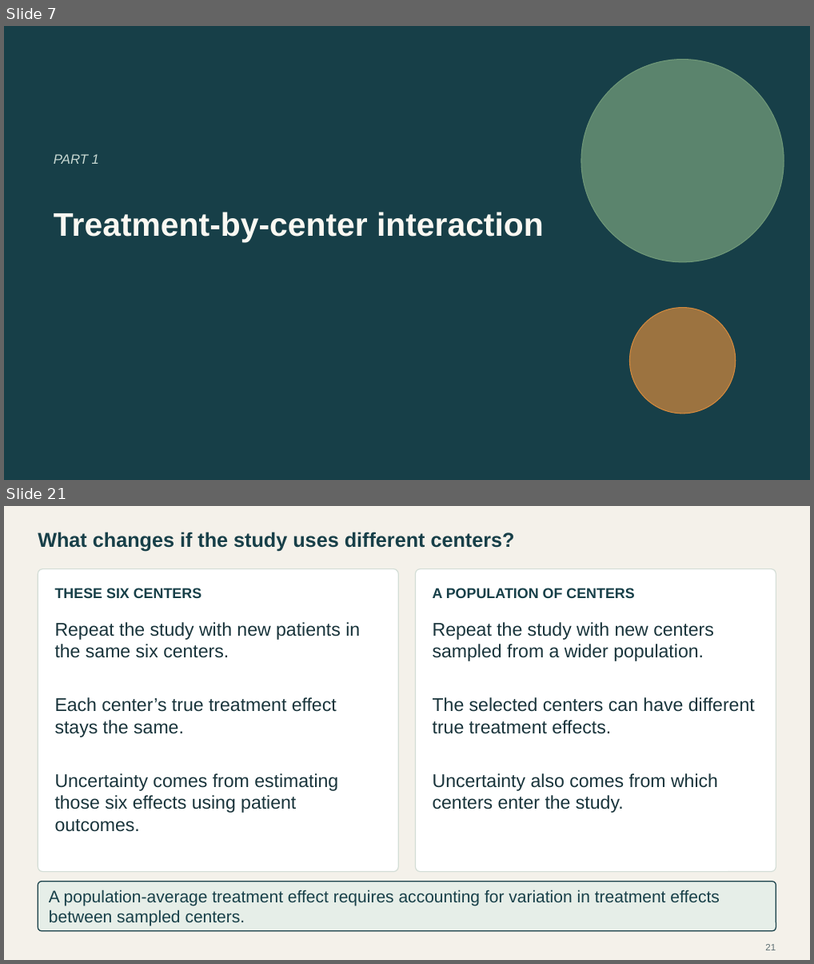
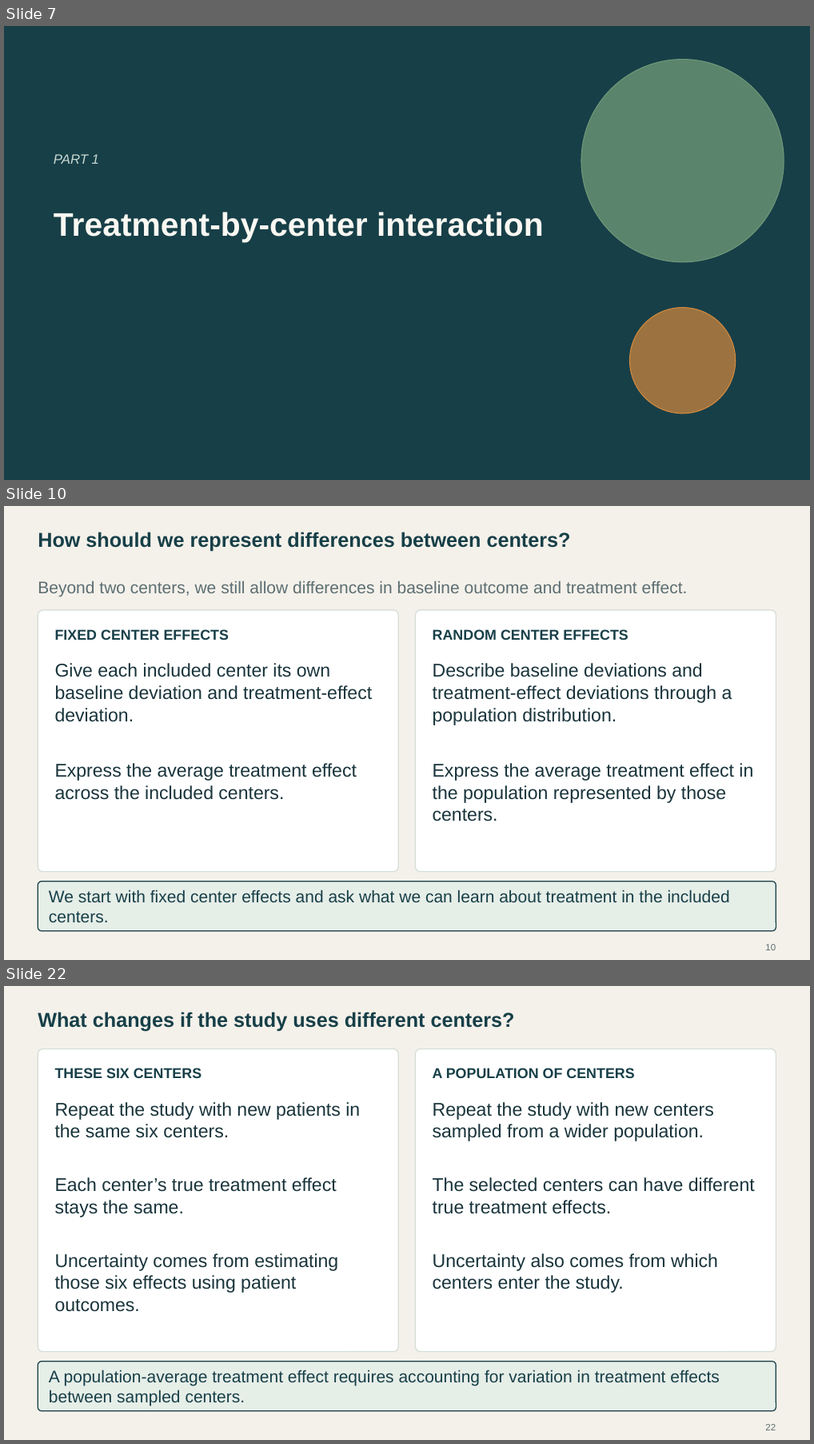
Before and after one commit to Postmus/BeyondMLR, a slide deck: lectures_2627/week2/Beyond_MLR_Week_2.pptx. Shown one above the other, each under a label of ours: slides 7 and 21 before the commit, slides 7, 10 and 22 after it; the slides between them are not shown. The pictures are 814x964 and 814x1444 pixels, drawn with LibreOffice and Linux fonts; fonts in the diff are those of the drawing. Boxes give left, top, right and bottom in pixels: in the first picture for what was removed or moved away, otherwise in the second. Text is boxed around its words. In the diff, an @@ line names an element or a change of style, - is before the commit and + after.

```diff
--- a/lectures_2627/week2/Beyond_MLR_Week_2.pptx
+++ b/lectures_2627/week2/Beyond_MLR_Week_2.pptx
@@ slide 10 added at bbox=[4, 506, 810, 960], background #F4F1EA @@
@@ text added at bbox=[38, 532, 571, 552], 24 pt, text #173F48, bold @@
+How should we represent differences between centers?
@@ text added at bbox=[38, 581, 688, 597], 20 pt, text #5C6E72 @@
+Beyond two centers, we still allow differences in baseline outcome and treatment effect.
@@ rounded rectangle added at bbox=[38, 610, 398, 872], fill #FFFFFF, outline #D3DDD6 1.1 pt @@
@@ rounded rectangle added at bbox=[415, 610, 776, 872], fill #FFFFFF, outline #D3DDD6 1.1 pt @@
@@ text added at bbox=[55, 629, 229, 640], 17 pt, text #173F48, bold @@
+FIXED CENTER EFFECTS
@@ text added at bbox=[433, 629, 628, 640], 17 pt, text #173F48, bold @@
+RANDOM CENTER EFFECTS
@@ text added at bbox=[55, 663, 372, 722], 22 pt, text #19343B @@
+Give each included center its own baseline deviation and treatment-effect deviation.
@@ text added at bbox=[433, 663, 733, 725], 22 pt, text #19343B @@
+Describe baseline deviations and treatment-effect deviations through a population distribution.
@@ text added at bbox=[55, 763, 357, 800], 22 pt, text #19343B @@
+Express the average treatment effect across the included centers.
@@ text added at bbox=[433, 763, 754, 821], 22 pt, text #19343B @@
+Express the average treatment effect in the population represented by those centers.
@@ rounded rectangle added at bbox=[38, 881, 777, 931], fill #E6EEE8, outline #173F48 1.2 pt @@
@@ text added at bbox=[49, 889, 730, 922], 20 pt, text #173F48 @@
+We start with fixed center effects and ask what we can learn about treatment in the included centers.
@@ page number added at bbox=[766, 944, 776, 950], 11 pt, text #5C6E72 @@
+10
@@ what was slide 21 is now slide 22 @@
@@ page number at bbox=[766, 1424, 776, 1430]: text changed @@
-21
+22
```
Also in this commit, not shown: 2 slides changed, 12 other slides added, 12 slides removed, 32 other files.
